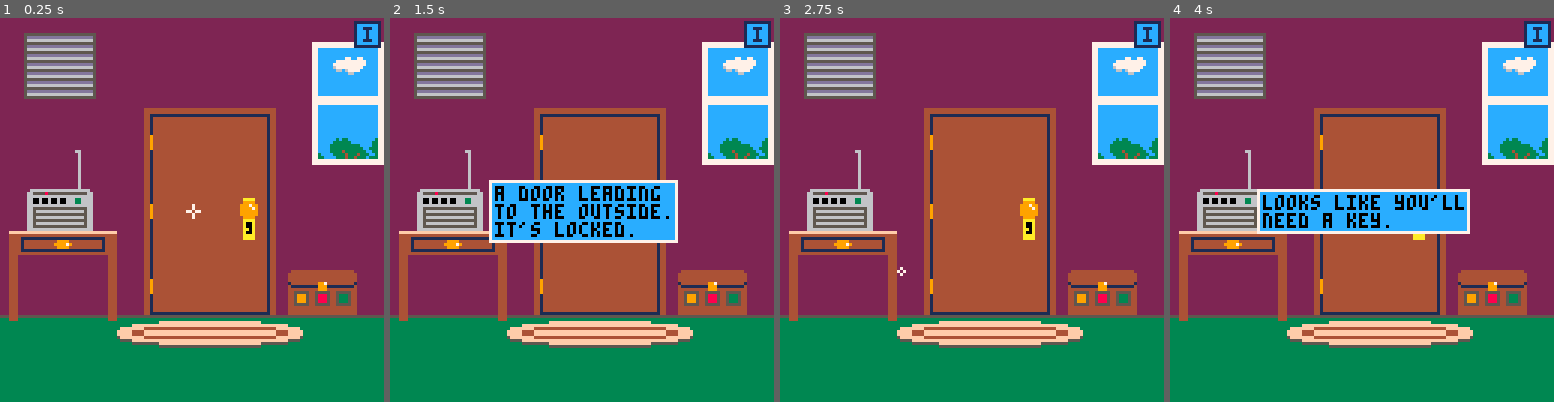
Above: before the commit, frames 1-4 (left to right).
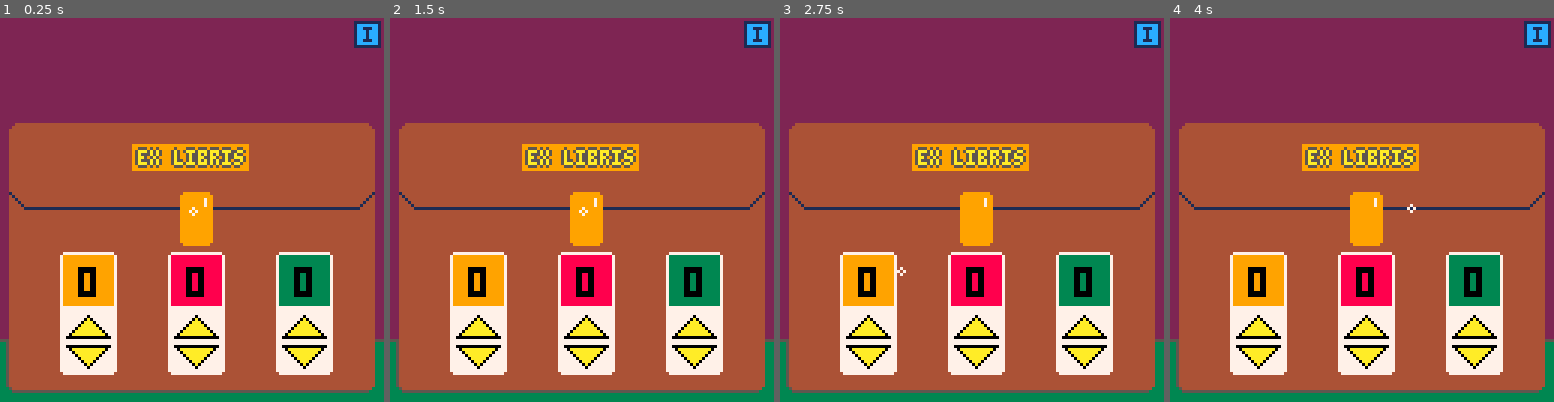
Above: after the commit, the same moments.

Repository: LuosRestil/pico8
Game: PICO-8 cartridge escape/escape.p8
Two runs of this game, one before a commit and one after it. Both use one fixed random seed, a clock stepped at 60 frames per second and the inputs below.
Inputs:
- Up to frame 1 (0.25 s): no input
- Up to frame 2 (1.5 s): tap O (Z key) at 0.33, 0.7, 1.43 s; tap X (X key) at 1.07 s
- Up to frame 3 (2.75 s): hold Left 1.97-2.37 s; tap X (X key) at 2.07, 2.4, 2.73 s; tap O (Z key) at 2.22 s; hold Down from 2.42 s (still down)
- Up to frame 4 (4 s): release Down at 2.82 s; hold Right 2.87-3.53 s; tap X (X key) at 3.07, 3.4, 3.73 s; tap O (Z key) at 3.1, 3.98 s; hold Up from 3.58 s (still down)

The runs differ from the first frame. In frame 1, 63% of the frame differs, in the area x 0-100%, y 3-98%; in frame 2, 67%; in frame 3, 63%; in frame 4, 66%.

Commit message:
escape, clr box stuff

Diff:
--- a/escape/escape.p8
+++ b/escape/escape.p8
@@ -15,7 +15,7 @@
 
 function _init()
 	scenes=init_scenes()
-	scene=scenes["start"]
+	scene=scenes["clr_box"]
 	init_nav()
 	init_inv_btn()
 end
@@ -181,7 +181,7 @@
 		piano_rm=init_piano_rm(),
 		piano=init_piano(),
 		grate=init_grate(),
---		clr_box=init_clr_box(),
+		clr_box=init_clr_box(),
 		bathroom=init_bathroom(),
 		radio=init_radio(),
 --		title=init_title(),
@@ -276,6 +276,8 @@
 --scenes
 door_locked=true
 grate_open=false
+clr_box_open=false
+rabbit_taken=false
 function init_start()
 	return {
 		l="books",
@@ -407,10 +409,14 @@
 	local clrbox={
 		x=96,y=84,w=23,h=14,
 		act=function()
-			go("clrbox")
-		end,
-		draw=function()
-			sspr(48,8,23,15,96,84)
+			go("clr_box")
+		end,
+		draw=function()
+			if not clr_box_open then
+				sspr(48,8,23,15,96,84)
+			else
+				sspr(0,32,23,21,96,78)
+			end
 		end
 	}
 
@@ -1366,6 +1372,55 @@
 	end
 	return items
 end
+
+clr_box_code={0,0,0}
+function init_clr_box()
+	return {
+		b="start",
+		draw=function()
+			rf(0,0,127,127,2)
+			line(0,107,127,107,5)
+			rf(0,108,127,127,3)
+			if not clr_box_open do
+				rrf(3,35,122,90,2,4)
+				line(2,108,2,122,5)
+				pset(3,123,5)
+				line(4,124,122,124)
+
+				rf(44,42,82,50,9)
+				print("\^o55aex libris",46,44,10)
+
+				line(3,58,8,63,1)
+				line(8,63,119,63,1)
+				line(119,63,124,58,1)
+
+				rrf(60,58,11,18,1,9)
+				line(68,60,68,62,7)
+
+				local clrs={9,8,3}
+				for i=1,3 do
+					local x=20+36*(i-1)
+					rrf(x,78,19,41,1,7)
+					rf(x+1,79,x+17,95,clrs[i])
+					palt(0b0000000000000010)
+					spr(42,x+2,99,2,1)
+					spr(42,x+2,109,2,1,false,true)
+					palt()
+					print("\^t\^w"..clr_box_code[i],x+6,83,0)
+				end
+			else
+				-- open box
+			end
+		end,
+		items=init_clr_box_items()
+	}
+end
+
+function init_clr_box_items()
+	return {}
+end
+
+--book_clrs.o
 -->8
 --inv
 inv={}
@@ -1561,9 +1616,7 @@
 --todo
 --[[
 
-* grate, handle open
 * clr box
-* radio
 * sfx
 * two-tone pointer
 * use set_msg instead of msg=
@@ -1571,9 +1624,11 @@
 * image offsets?
 * bathroom performance
 
+----------------
 * mus 0 start/end
 * mus 24 piano
 * mus 56 static
+----------------
 
 ]]
 
Not shown, changed: 29 lines of the sprite sheet (__gfx__) section of escape/escape.p8
